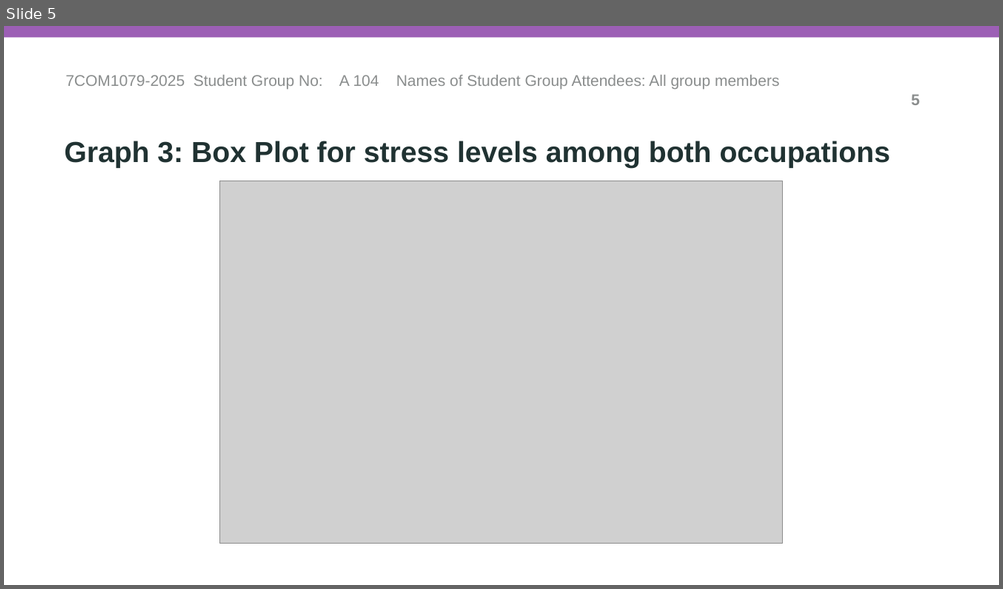
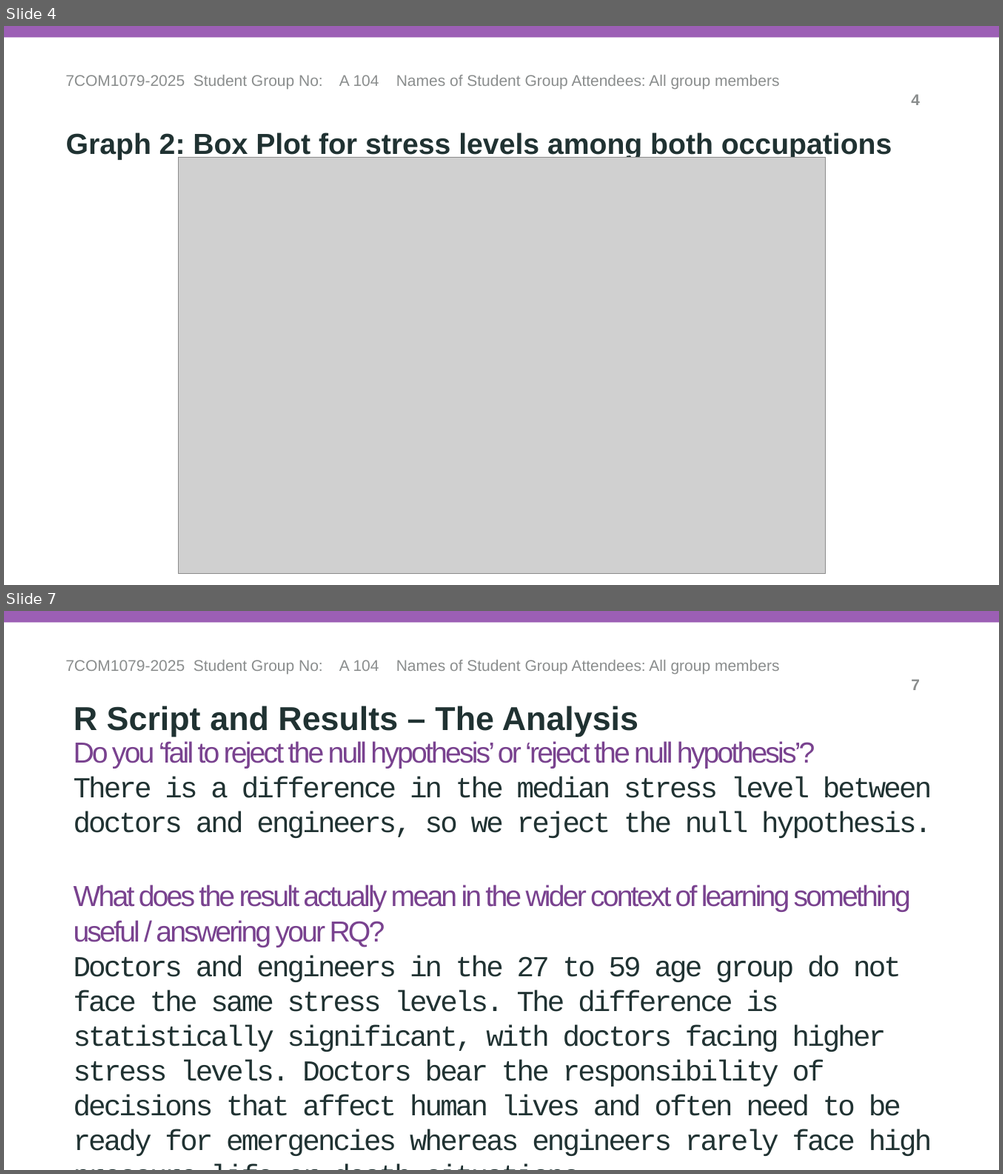
Before and after one commit to fm25abm/trdcw2, a slide deck: demo_presentations/A104_Vis_and_Analysis_Presentation.pptx. Shown one above the other, each under a label of ours: slide 5 before the commit, slides 4 and 7 after it; the slides between them are not shown. The pictures are 1003x589 and 1003x1174 pixels, drawn with LibreOffice and Linux fonts; fonts in the diff are those of the drawing; grey boxes stand for pictures. Boxes give left, top, right and bottom in pixels: in the first picture for what was removed or moved away, otherwise in the second. Text is boxed around its words. In the diff, an @@ line names an element or a change of style, - is before the commit and + after.

```diff
--- a/demo_presentations/A104_Vis_and_Analysis_Presentation.pptx
+++ b/demo_presentations/A104_Vis_and_Analysis_Presentation.pptx
@@ slide 7 added at (4, 611, 999, 1170), background #FFFFFF; not listed: 1 template element that a slide beside it also shows @@
@@ text added at (65, 660, 779, 674), 15 pt, text #8A8D8D @@
+7COM1079-2025 Student Group No: A 104 Names of Student Group Attendees: All group members
@@ page number added at (910, 679, 919, 690), 15 pt, text #8A8D8D, bold @@
+7
@@ text added at (74, 706, 638, 737), 32 pt, text #203232, bold @@
+R Script and Results – The Analysis
@@ text added at (74, 741, 932, 1156), 28 pt, text #203232 @@
+Do you ‘fail to reject the null hypothesis’ or ‘reject the null hypothesis’?
+There is a difference in the median stress level between doctors and engineers, so we reject the null hypothesis.
+What does the result actually mean in the wider context of learning something useful / answering your RQ?
+Doctors and engineers in the 27 to 59 age group do not face the same stress levels. The difference is statistically significant, with doctors facing higher stress levels. Doctors bear the responsibility of decisions that affect human lives and often need to be ready for emergencies whereas engineers rarely face high pressure life-or-death situations.
@@ what was slide 5 is now slide 4 @@
@@ slide 4 changed as well @@
@@ page number at (910, 94, 919, 105): text changed @@
-5
+4
@@ text at (66, 133, 892, 160): text changed @@
-Graph 3: Box Plot for stress levels among both occupations
+Graph 2: Box Plot for stress levels among both occupations
@@ picture: place and size @@
-picture at (220, 181, 783, 544)
+picture at (179, 157, 825, 574)
```
Also in this commit, not shown: 3 other slides changed, 2 other slides added, 1 slide removed.
